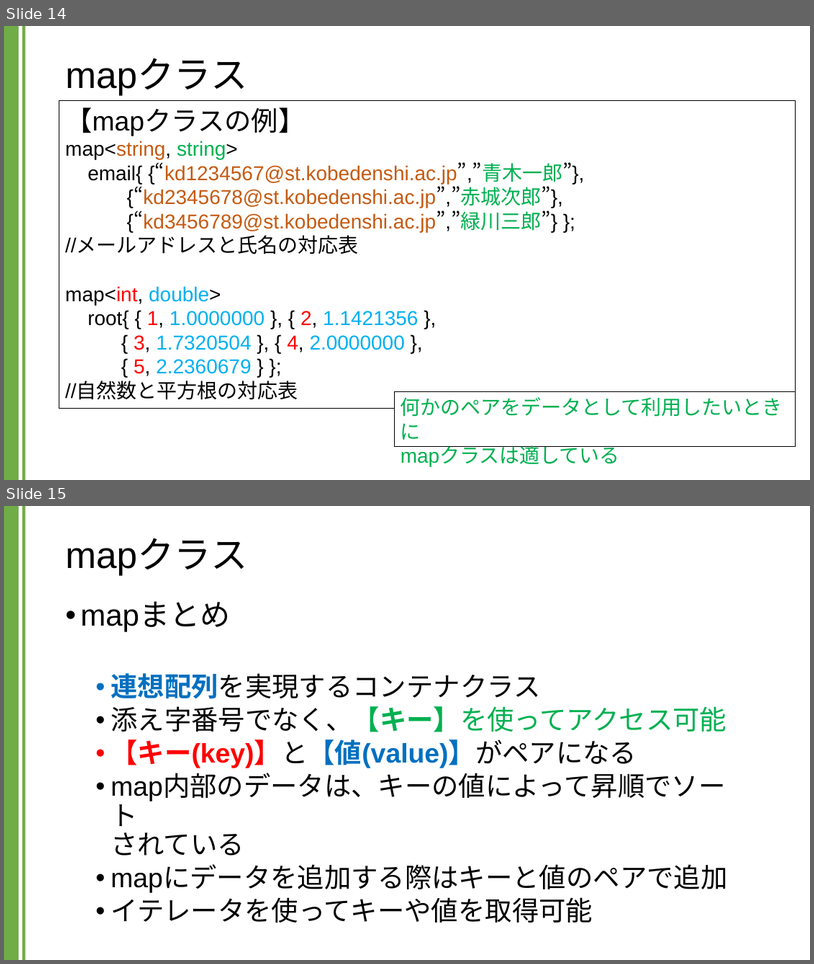
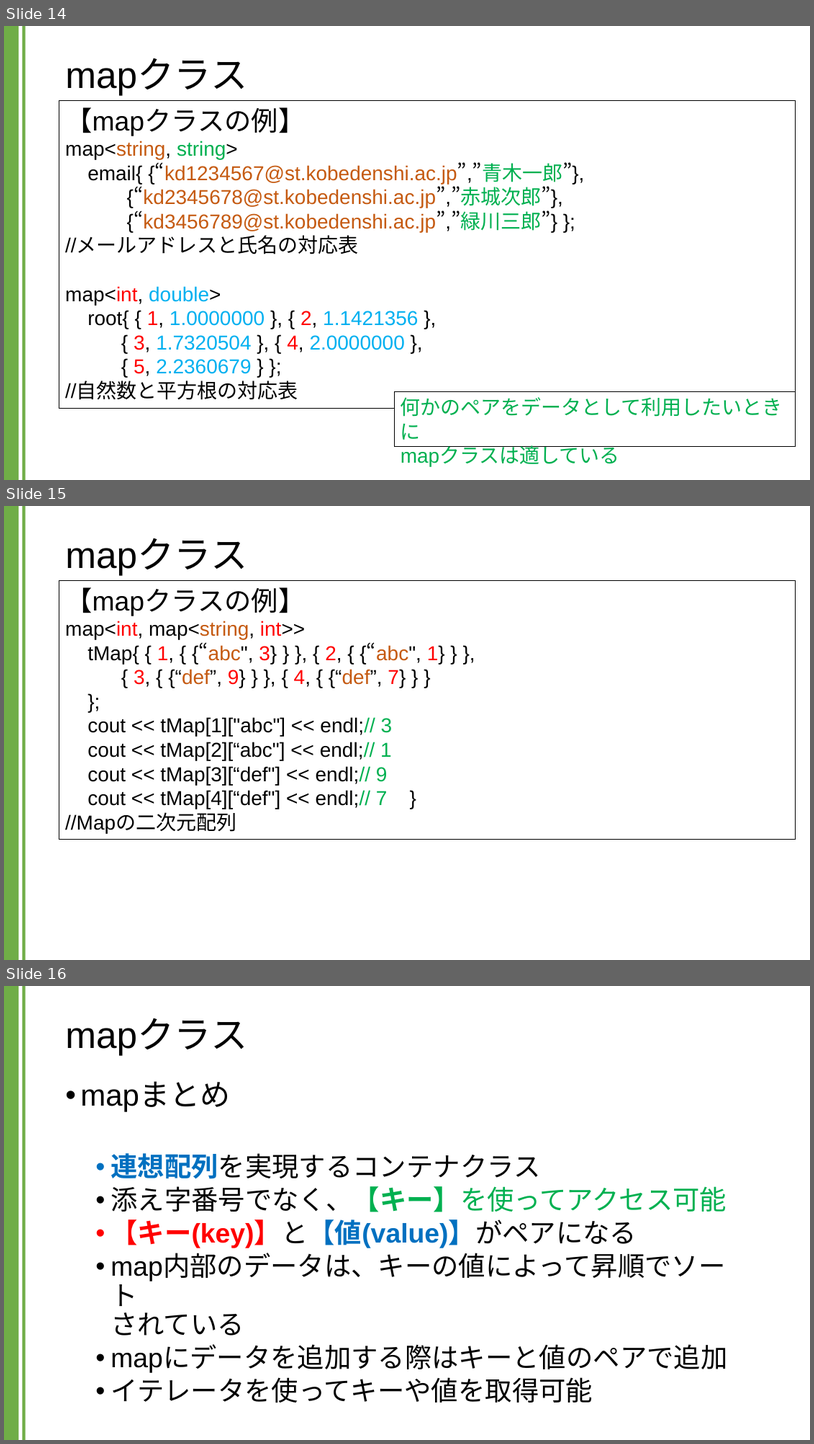
Before and after one commit to kic-murata/cpp2024, a slide deck: 授業資料/講義資料：Mapクラス.pptx. Shown one above the other, each under a label of ours: slides 14 and 15 before the commit, slides 14, 15 and 16 after it. The pictures are 814x964 and 814x1444 pixels, drawn with LibreOffice and Linux fonts; fonts in the diff are those of the drawing. Boxes give left, top, right and bottom in pixels: in the first picture for what was removed or moved away, otherwise in the second. Text is boxed around its words. In the diff, an @@ line names an element or a change of style, - is before the commit and + after.

```diff
--- a/授業資料/講義資料：Mapクラス.pptx
+++ b/授業資料/講義資料：Mapクラス.pptx
@@ slide 15 added at [4, 506, 810, 960], background #FFFFFF; not listed: 2 template elements that a slide beside it also shows @@
@@ title added at [65, 538, 247, 575], 44 pt, text #000000 @@
+mapクラス
@@ rectangle added at [59, 580, 797, 839], outline #000000 0.75 pt, 24 pt, text #000000 @@
+【mapクラスの例】
+map<int, map<string, int>>
+tMap{ { 1, { {“abc", 3} } }, { 2, { {“abc", 1} } },
+{ 3, { {“def”, 9} } }, { 4, { {“def”, 7} } }
+};
+cout << tMap[1]["abc"] << endl;// 3
+cout << tMap[2][“abc"] << endl;// 1
+cout << tMap[3][“def"] << endl;// 9
+cout << tMap[4][“def"] << endl;// 7 }
+//Mapの二次元配列
@@ what was slide 15 is now slide 16 @@
```
Also in this commit, not shown: 1 slide changed, 1 other file.
